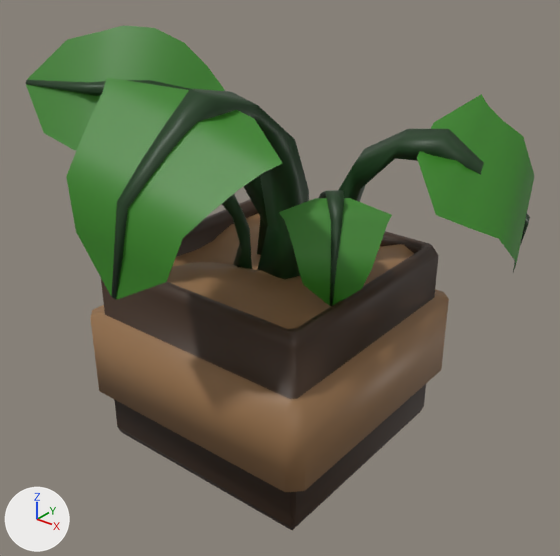
One commit to the FBX model TI3 - RockeFeller/Assets/3DAssets/AssetsMedicina/PlantaPequena.fbx: the scene before it, then after it.
Both versions are drawn from a camera (50 mm lens) standing at (0.966, -1.183, 1.128) and looking at (0.051, -0.039, 0.419). Every picture has the same lights, and +X, +Y and +Z are marked at lower left. The older version comes first. Where no turn or scale is listed for an object, it has been applied to the vertices.

Before the edit, the objects in view are built like this:
```python
me_cube_016 = bpy.data.meshes.new('Cube.016')
me_cube_016.from_pydata(...)  # 431 vertices, 360 faces; spans x -0.535..0.501, y -0.441..0.293, z 0.006..0.893
me_cube_016.materials.append(mat_plantavaso)  # picture img_plantavaso_png
# before: 205 (0.501, 0.085, 0.539) at pixel (516, 262), 206 (0.442, 0.275, 0.641) at pixel (534, 176), 227 (0.443, -0.007, 0.621) at pixel (468, 227), 228 (0.378, 0.235, 0.751) at pixel (502, 119), 229 (0.483, 0.031, 0.599) at pixel (498, 238)
# before: 230 (0.421, 0.242, 0.725) at pixel (523, 136), 231 (0.416, -0.034, 0.638) at pixel (448, 219), 232 (0.346, 0.236, 0.774) at pixel (488, 105)
# before: 259 (-0.128, 0.039, 0.722), 260 (-0.1, -0.03, 0.674), 293 (-0.17, 0.045, 0.772) at pixel (223, 87), 294 (-0.126, -0.071, 0.657)
ob_plantapequena = bpy.data.objects.new('PlantaPequena', me_cube_016)
ob_plantapequena.location = (0.0, 0.0, 0.0)
```
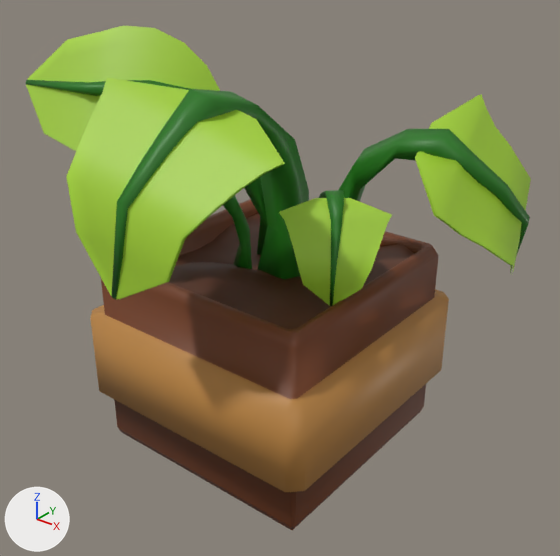
Where the newer file only moved an object's origin or applied its transform, the numbers keep the older frame.

Changed parts and their boxes [x1, y1, x2, y2] in the pictures (560 x 556 px; the box of a moved part takes in the faces that stretch with it):
'PlantaPequena', reshaped
    before: [26, 25, 534, 530]
    after: [26, 25, 531, 530]
part 1 of me_cube_016, added
    after: [120, 110, 285, 299]
part 2 of me_cube_016, added
    after: [415, 95, 512, 274]
part 3 of me_cube_016, moved or reshaped
    before: [436, 94, 534, 272]
    after: [436, 95, 531, 271]
part 4 of me_cube_016, moved or reshaped
    before: [201, 66, 225, 91]
    after: [201, 67, 220, 91]
part 5 of me_cube_016, recoloured (lighter)
    both: [26, 25, 531, 530]

Patch to the scene script:
```diff
--- a/TI3 - RockeFeller/Assets/3DAssets/AssetsMedicina/PlantaPequena.fbx.py
+++ b/TI3 - RockeFeller/Assets/3DAssets/AssetsMedicina/PlantaPequena.fbx.py
@@ img_qfmllt_png @@
+img_qfmllt_png = load_image('qFmLlT.png', '_unpacked/qFmLlT.png', 315, 250, 'sRGB')
@@ mat_material @@
+mat_material = principled_material('Material')
+mat_material.texture = img_qfmllt_png
@@ me_cube_016 @@
 # used by ob_plantapequena; location = (0.0, 0.0, 0.0)
 # verts and faces of me_cube_016; kept vertices keep their numbers, new ones are numbered from 431
-me_cube_016.from_pydata(...)  # 431 vertices, 360 faces; spans x -0.535..0.501, y -0.441..0.293, z 0.006..0.893
+me_cube_016.from_pydata(...)  # 513 vertices, 396 faces; spans x -0.535..0.495, y -0.441..0.293, z 0.006..0.893
+# me_cube_016 part 1: the loose piece of 16 vertices spanning x -0.128..0.254, y -0.44..-0.209, z 0.519..0.852 is copied, and the copy is moved by (0.0, 0.006, -0.002), in mat_material (picture img_qfmllt_png); it spans x -0.128..0.254, y -0.435..-0.203, z 0.517..0.85
+# me_cube_016 part 2: a new loose piece of 16 vertices spanning x 0.281..0.491, y -0.054..0.282, z 0.478..0.79, in mat_material (picture img_qfmllt_png)
+# me_cube_016 part 3
+verts[205] = (0.495, 0.084, 0.532)  # moved, pixel (512, 265)
+verts[206] = (0.436, 0.274, 0.634)  # moved, pixel (530, 178)
+verts[227] = (0.431, -0.006, 0.605)  # moved, pixel (461, 234)
+verts[228] = (0.366, 0.235, 0.736)  # moved, pixel (495, 126)
+verts[229] = (0.459, 0.033, 0.577)  # moved, pixel (484, 246)
+verts[230] = (0.397, 0.243, 0.703)  # moved, pixel (510, 145)
+verts[231] = (0.413, -0.034, 0.632)  # moved, pixel (446, 222)
+verts[232] = (0.342, 0.237, 0.768)  # moved, pixel (486, 107)
+# me_cube_016 part 4
+verts[259] = (-0.143, 0.042, 0.705)  # moved
+verts[260] = (-0.115, -0.027, 0.658)  # moved
+verts[293] = (-0.18, 0.046, 0.762)  # moved, pixel (220, 91)
+verts[294] = (-0.138, -0.069, 0.644)  # moved
+# me_cube_016 part 5: 360 faces spanning x -0.535..0.495, y -0.441..0.293, z 0.006..0.893 switch from mat_plantavaso (picture img_plantavaso_png) to mat_material (picture img_qfmllt_png)
+# other edits to the shape of me_cube_016 do not show in these pictures
```
